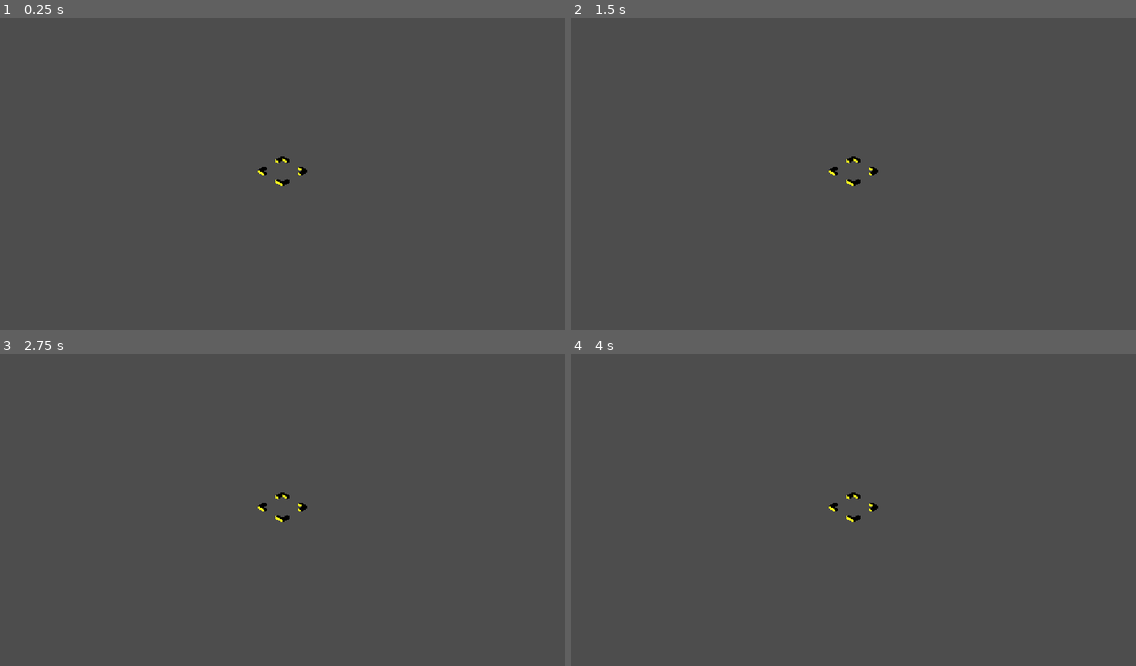
Above: before the commit, frames 1-4 (two rows, left to right).
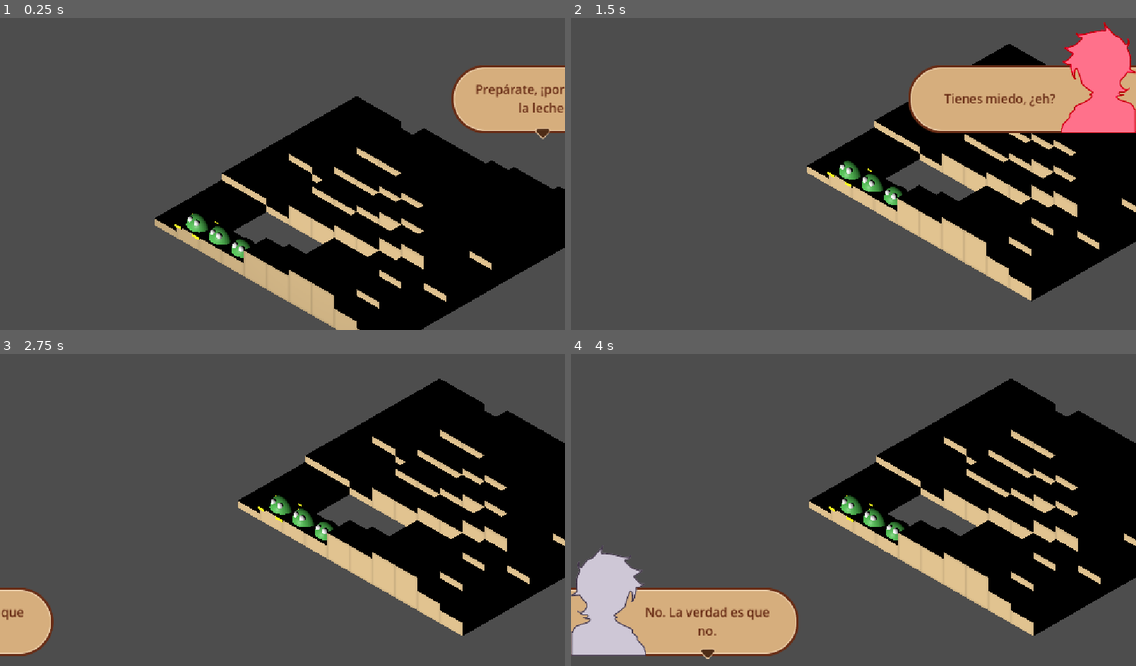
Above: after the commit, the same moments.

Repository: CarlosEpiStats/liquid-fire-tactics
Game: Godot game, scene res://Scenes/Battle.tscn
The game is run twice, just before and just after one commit, with the same random seed, the same clock (stepped at 60 frames per second) and the same inputs.
Inputs (mouse positions are in pixels of both pictures, inside the frame that each line leads up to):
- Up to frame 1 (0.25 s): no input
- Up to frame 2 (1.5 s): tap Enter (fire_1) at 0.5, 1.35 s; move the mouse to (977, 155) at 0.52 s; hold Right (move_right) 0.53-1.28 s; hold Right mouse button (camera_activate) 0.53-1.28 s; move the mouse to (740, 186) at 1.27 s; hold Down (move_down) from 1.28 s (still down)
- Up to frame 3 (2.75 s): move the mouse to (339, 438) at 2.02 s; release Down (move_down) at 2.03 s; hold Right (move_right) from 2.03 s (still down); tap Shift (fire_2) at 2.1 s
- Up to frame 4 (4 s): move the mouse to (825, 569) at 2.77 s; release Right (move_right) at 2.78 s; hold Up (move_up) 2.78-3.53 s; tap Mouse wheel down (zoom_down) at 2.85 s; move the mouse to (1023, 553) at 3.52 s; hold Left (move_left) from 3.53 s (still down); tap Mouse wheel up (zoom_up) at 3.6 s

The runs differ from the first frame. In frame 1, 36% of the frame differs, in the area x 27-100%, y 15-100%; in frame 2, 31%; in frame 3, 29%; in frame 4, 37%, in the area x 0-100%, y 7-98%.
Error before the commit: Invalid operands 'String' and 'Nil' in operator '+'. (res://Scripts/Controller/Battle)

Commit message:
Fixed bugs

Diff:
--- a/Scenes/BoardCreator.tscn
+++ b/Scenes/BoardCreator.tscn
@@ -5,5 +5,3 @@
 [node name="BoardCreator" type="Node3D"]
 script = ExtResource("1_5yni6")
 height = 9
-pos = Vector2i(2, 1)
-file_name = "map3.txt"
--- a/Scripts/Controller/Battle States/base_ability_menu_state.gd
+++ b/Scripts/Controller/Battle States/base_ability_menu_state.gd
@@ -12,7 +12,7 @@
 
 func exit():
 	super()
-	await ability_menu_panel_controller.hide()
+	await ability_menu_panel_controller.hide_panel()
 
 
 func on_fire(e: int):
--- a/Scripts/Controller/Battle States/init_battle_state.gd
+++ b/Scripts/Controller/Battle States/init_battle_state.gd
@@ -12,7 +12,7 @@
 	var p:Vector2i = _owner.board.tiles.keys()[0]
 	select_tile(p)
 	spawn_test_units()
-	_owner.cameraController.set_follow(_owner.board.marker)
+	_owner.camera_controller.set_follow(_owner.board.marker)
 
 	#TranslationServer.set_locale("ja")
 	#TranslationServer.set_locale("en")
--- a/Scripts/PreProduction/board_creator.gd
+++ b/Scripts/PreProduction/board_creator.gd
@@ -6,7 +6,7 @@
 @export var depth: int = 10
 @export var height: int = 8
 @export var pos: Vector2i
-@export var file_name = "defaultMap.txt"
+@export var file_name := "defaultMap.txt"
 
 var _old_pos: Vector2i
 var _random = RandomNumberGenerator.new()
